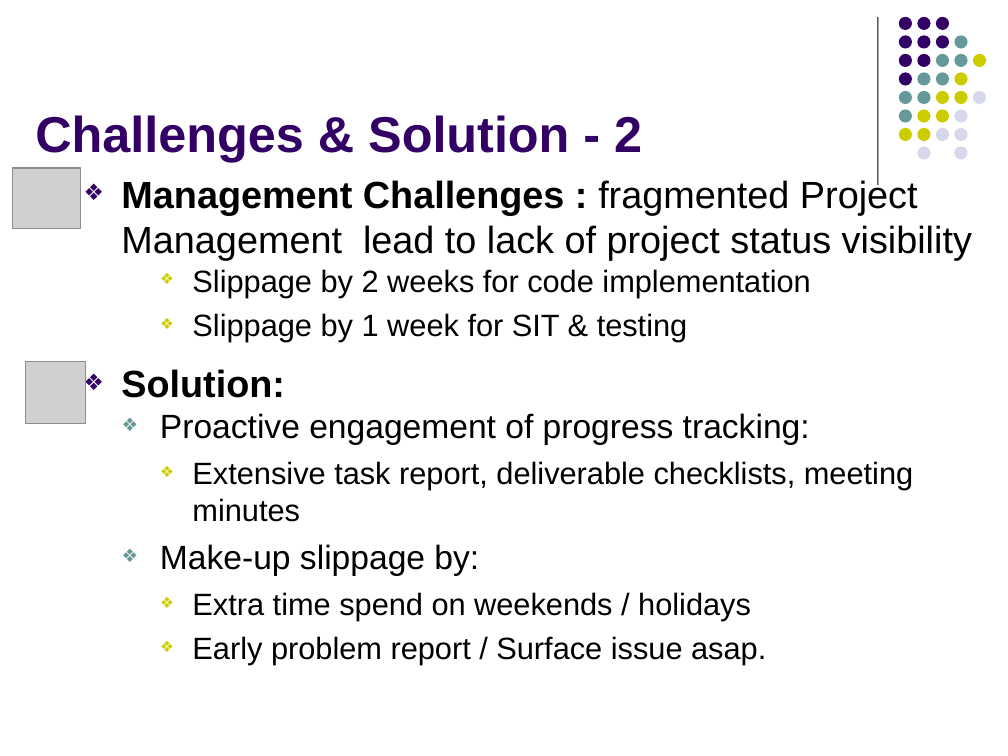
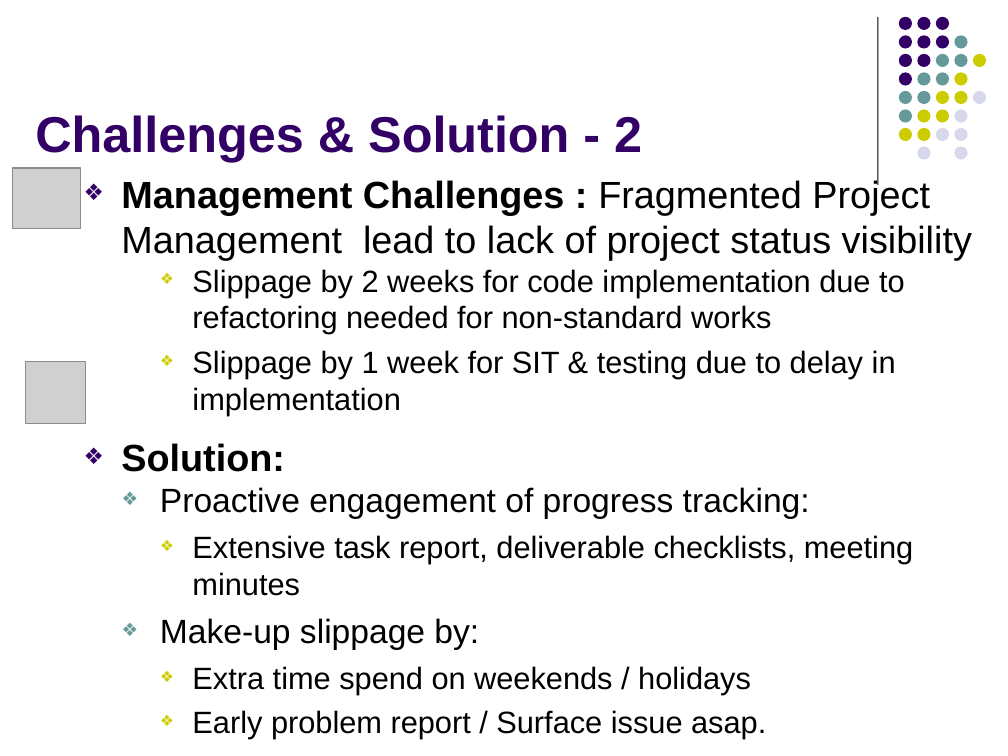
Before and after one commit to imireasa/mtech-se18-t08s, a slide deck: slide 17 of docs/W-9 Working Document/W-9.3 Presentation Slides/Phase 3/vms_presentation_3_v0.1.pptx (slide 19 before the commit). Drawn at 1008x756 pixels with LibreOffice and Linux fonts; fonts in the diff are those of the drawing; grey boxes stand for pictures. Boxes give left, top, right and bottom in pixels: in the first picture for what was removed or moved away, otherwise in the second. Text is boxed around its words. In the diff, an @@ line names an element or a change of style, - is before the commit and + after.

```diff
--- a/docs/W-9 Working Document/W-9.3 Presentation Slides/Phase 3/vms_presentation_3_v0.1.pptx
+++ b/docs/W-9 Working Document/W-9.3 Presentation Slides/Phase 3/vms_presentation_3_v0.1.pptx
@@ text at box(121, 178, 972, 416): text changed; size 27 to 22 pt @@
-❖ Management Challenges : fragmented Project Management lead to lack of project status visibility
-    ❖ Slippage by 2 weeks for code implementation
-    ❖ Slippage by 1 week for SIT & testing
+❖ Management Challenges : Fragmented Project Management lead to lack of project status visibility
+    ❖ Slippage by 2 weeks for code implementation due to refactoring needed for non-standard works
+    ❖ Slippage by 1 week for SIT & testing due to delay in implementation
```
Also in this commit, not shown: 4 other slides changed, 3 slides added, 3 slides removed.
